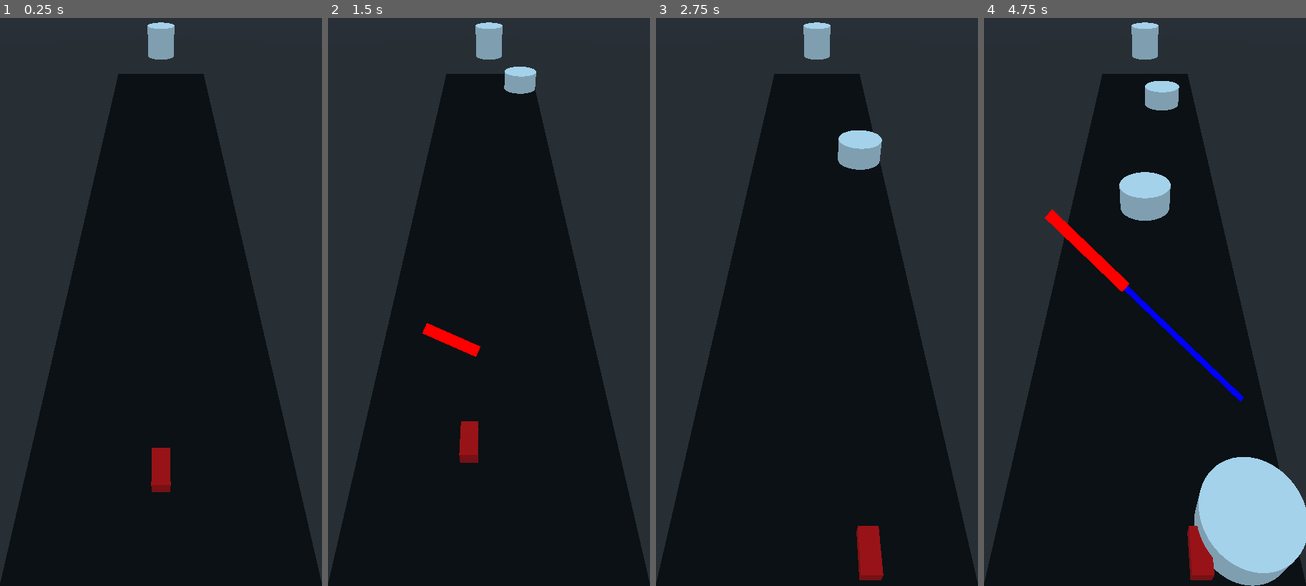
Above: before the commit, frames 1-4 (left to right).
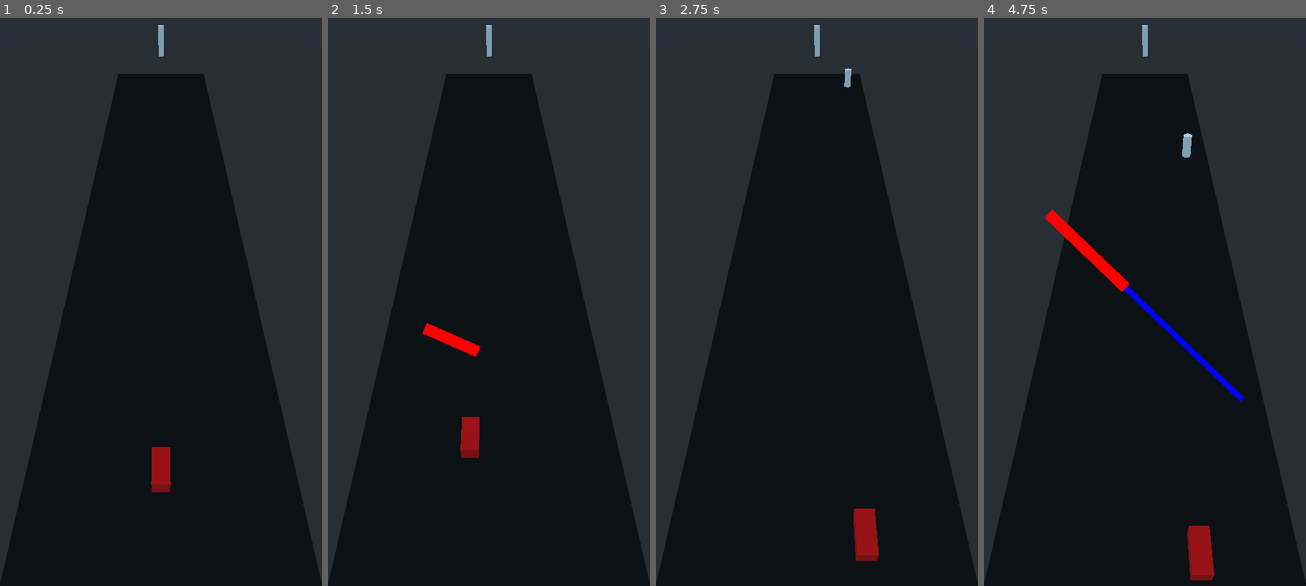
Above: after the commit, the same moments.

Repository: Denkkou/Gravity-Well-Prototype
Game: Godot game, scene res://Scenes/play_environment.tscn
Same seed, same stepped clock (60 frames per second), same inputs: the game is played once before the commit and once after it.
Inputs (mouse positions are in pixels of both pictures, inside the frame that each line leads up to):
- Up to frame 1 (0.25 s): no input
- Up to frame 2 (1.5 s): drag from (585, 398) to (521, 171) at 0.52 s; drag from (424, 330) to (585, 398) at 1.27 s
- Up to frame 3 (2.75 s): move the mouse to (849, 171) at 2.02 s; click (849, 171) at 2.17 s
- Up to frame 4 (4.75 s): drag from (1128, 415) to (1048, 211) at 2.77 s; move the mouse to (1241, 387) at 3.52 s; click (1241, 387) at 3.67 s; drag from (1048, 211) to (1241, 398) at 4.27 s

The runs differ from the first frame. In frame 1, 0.4% of the frame differs, in the area x 45-55%, y 0-83%; in frame 2, 1.0%; in frame 3, 1.9%; in frame 4, 8.3%, in the area x 42-100%, y 0-100%.

Commit message:
Gravity-based Pulling!
The gravity wells now pull the player towards them proportional to their distance apart. The force increases exponentially until a point of no return.

Things to consider: In order to really tweak how the game feels, plenty of playtesting needs to be done. This includes player movement values as well as well pull and range. Additionally, the play field may need to be expanded or changed to facilitate a better game feel, as increasing the range of the point-of-no-return means increasing the influence of the gravity wells.

Diff:
--- a/Scenes/gravity_well.tscn
+++ b/Scenes/gravity_well.tscn
@@ -12,10 +12,12 @@
 script = ExtResource( 1 )
 
 [node name="Mesh" type="MeshInstance" parent="."]
+transform = Transform( 0.2, 0, 0, 0, 1, 0, 0, 0, 0.2, 0.00770569, 0, -0.00543213 )
 mesh = SubResource( 1 )
 material/0 = null
 
 [node name="CollisionShape" type="CollisionShape" parent="."]
+transform = Transform( 0.2, 0, 0, 0, 1, 0, 0, 0, 0.2, 0, 0, 0 )
 shape = SubResource( 2 )
 
 [node name="RayCast" type="RayCast" parent="."]
--- a/Scenes/play_environment.tscn
+++ b/Scenes/play_environment.tscn
@@ -46,7 +46,7 @@
 visible = false
 
 [node name="Fence" type="StaticBody" parent="SceneElements/Walls"]
-transform = Transform( 3.51, 0, 0, 0, -4.37114e-08, -1.483, 0, 1, -6.4824e-08, 0, 0, 0 )
+transform = Transform( 3.51, 0, 0, 0, -4.37114e-08, -1.483, 0, 1, -6.4824e-08, 0, 0, -10 )
 
 [node name="CollisionShape" type="CollisionShape" parent="SceneElements/Walls/Fence"]
 shape = SubResource( 1 )
@@ -68,7 +68,7 @@
 material/0 = null
 
 [node name="Fence3" type="StaticBody" parent="SceneElements/Walls"]
-transform = Transform( 4.72315e-07, -1, 6.4824e-08, 0, -4.37114e-08, -1.483, 6.256, 7.54979e-08, -4.89408e-15, 3, 0, 5.33 )
+transform = Transform( 4.72315e-07, -1, 6.4824e-08, 0, -4.37114e-08, -1.483, 16.6885, 2.01398e-07, -1.30554e-14, 3, 0, -2.67 )
 
 [node name="CollisionShape" type="CollisionShape" parent="SceneElements/Walls/Fence3"]
 shape = SubResource( 1 )
@@ -79,7 +79,7 @@
 material/0 = null
 
 [node name="Fence4" type="StaticBody" parent="SceneElements/Walls"]
-transform = Transform( -1.01923e-06, 1, -6.4824e-08, 0, -4.37114e-08, -1.483, -6.256, -1.62921e-07, 1.05612e-14, -3, 0, 5.33 )
+transform = Transform( -1.01923e-06, 1, -6.4824e-08, 0, -4.37114e-08, -1.483, -16.2656, -4.23595e-07, 2.74591e-14, -3, 0, -4.67 )
 
 [node name="CollisionShape" type="CollisionShape" parent="SceneElements/Walls/Fence4"]
 shape = SubResource( 1 )
--- a/Scripts/Player.gd
+++ b/Scripts/Player.gd
@@ -1,13 +1,15 @@
 extends KinematicBody
 
 export(float) var speed = 12
-export(float) var acceleration = 90
+export(float) var acceleration = 100
 export(float) var friction = acceleration / speed
 export(float) var drag = 0.15
 
 var _velocity = Vector3.ZERO
 var _move_vector = Vector3.ZERO
 
+func _ready():
+	GameEvents.connect("gravity_exerted", self, "_move_to_pull")
 
 func _process(delta):
 	apply_movement(delta)
@@ -42,3 +44,7 @@
 
 func broadcast_location():
 	GameEvents.emit_signal("player_position", self.global_transform.origin)
+
+
+func _move_to_pull(vector, force):
+	_velocity += vector * force
--- a/Scripts/game_events.gd
+++ b/Scripts/game_events.gd
@@ -1,3 +1,4 @@
 extends Node
 
 signal player_position(player_pos)
+signal gravity_exerted(vector_to_well, pull_strength)
--- a/Scripts/gravity_well.gd
+++ b/Scripts/gravity_well.gd
@@ -1,7 +1,7 @@
 extends Area
 
-export(float) var speed = 8
-export(float) var max_pull_reach = 10
+export(float) var speed = 5
+export(float) var max_pull_reach = 4
 
 var can_move = false
 
@@ -30,7 +30,13 @@
 
 	# if within circle of influence, pull
 	if dist_to_player <= max_pull_reach:
-		pass
+		# using grav formula, values tweaked to emulate behaviour rather than realism
+		# attraction = custom gravity constant * (player mass * well mass) / distance^2
+		var pull_force = 0.001 * ((1 * 1000) / (dist_to_player * dist_to_player))
+		print(self.name, " is pulling with force ", pull_force)
+
+		# emit signal giving player the vector to well (inverse of vect_to_player)
+		GameEvents.emit_signal("gravity_exerted", -vect_to_player, pull_force)
 
 	# this raycast visualises the vect_to_player, isn't used programatically
 	if dist_to_player <= max_pull_reach:
--- a/Scripts/well_spawner.gd
+++ b/Scripts/well_spawner.gd
@@ -4,8 +4,8 @@
 export(NodePath) onready var _gravity_well_wr = get_node(_gravity_well_wr) as Spatial
 
 export(int) var _spawn_cap
-export(int) var _time_interval_min = 50
-export(int) var _time_interval_max = 100
+export(int) var _time_interval_min = 150
+export(int) var _time_interval_max = 150
 
 var _frames_since_last_spawn = 0
 var _decided_spawn_interval = 0
